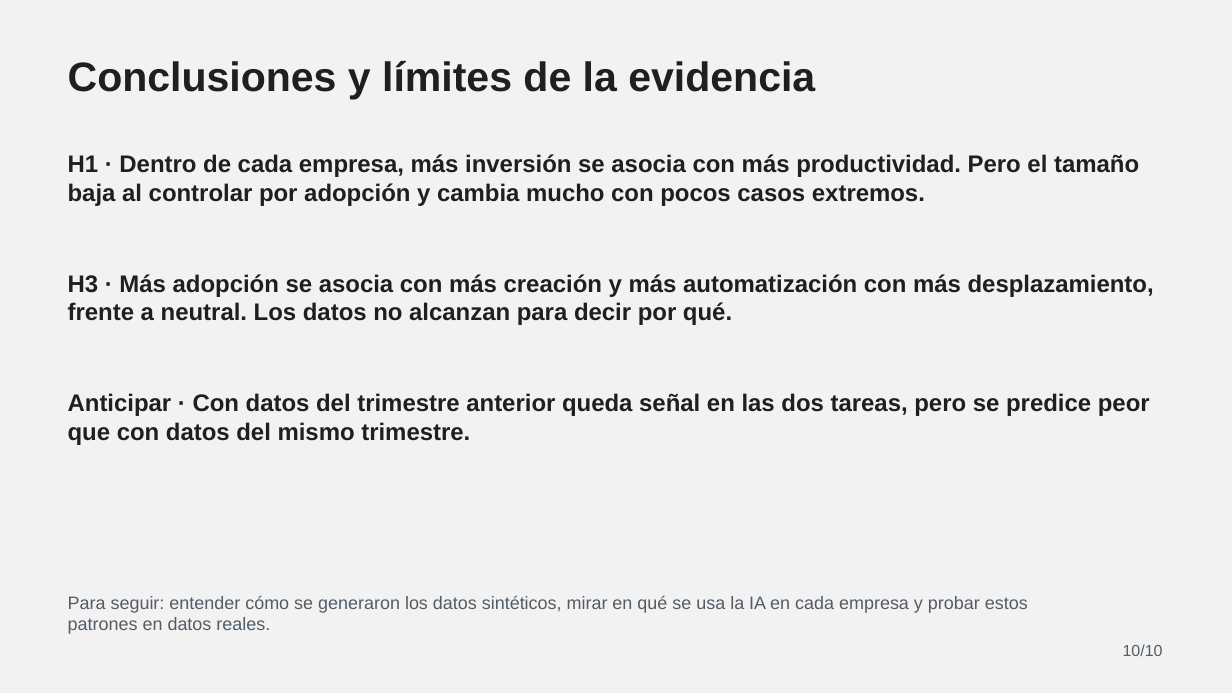
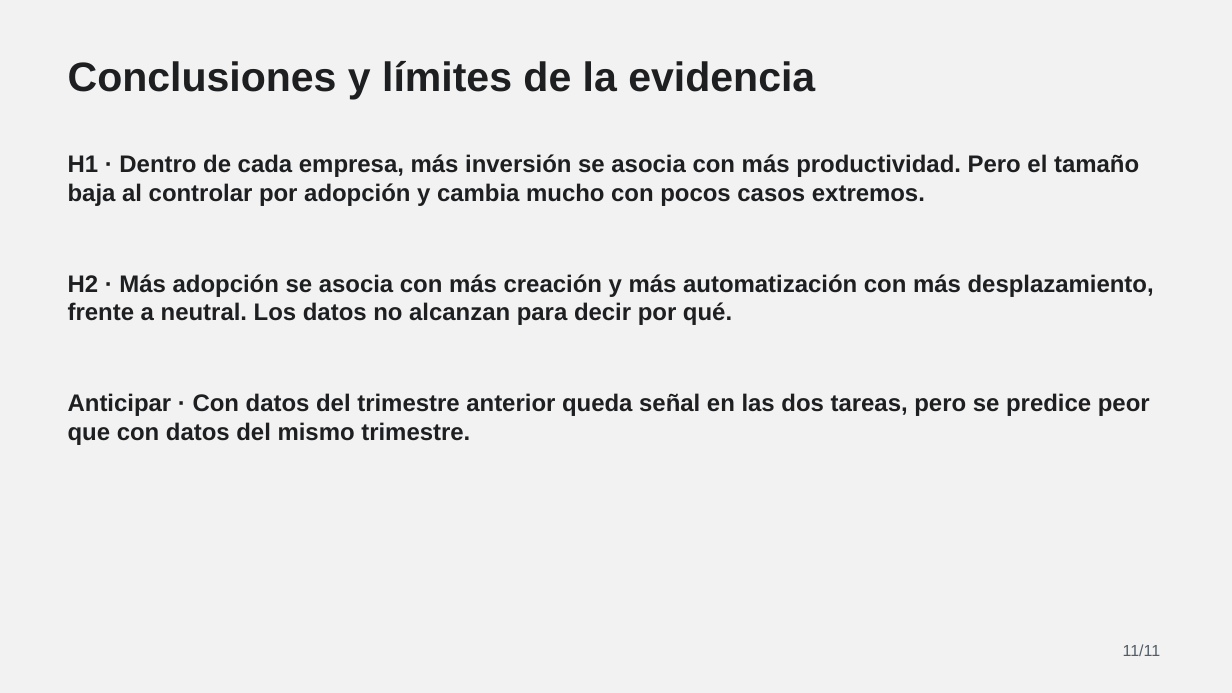
Before and after one commit to Ericsig/DiploDatos, a slide deck: slide 11 of deck/IA_en_las_empresas_presentation_v3.pptx (slide 10 before the commit). Drawn at 1232x693 pixels with LibreOffice and Linux fonts; fonts in the diff are those of the drawing. Boxes give left, top, right and bottom in pixels: in the first picture for what was removed or moved away, otherwise in the second. Text is boxed around its words. In the diff, an @@ line names an element or a change of style, - is before the commit and + after.

```diff
--- a/deck/IA_en_las_empresas_presentation_v3.pptx
+++ b/deck/IA_en_las_empresas_presentation_v3.pptx
@@ text at <box>68,274,1154,325</box>: text changed @@
-H3 · Más adopción se asocia con más creación y más automatización con más desplazamiento, frente a neutral. Los datos no alcanzan para decir por qué.
+H2 · Más adopción se asocia con más creación y más automatización con más desplazamiento, frente a neutral. Los datos no alcanzan para decir por qué.
@@ text removed at <box>68,596,1028,634</box> @@
-Para seguir: entender cómo se generaron los datos sintéticos, mirar en qué se usa la IA en cada empresa y probar estos patrones en datos reales.
@@ text at <box>1123,644,1161,656</box>: text changed @@
-10/10
+11/11
```
Also in this commit, not shown: 9 other slides changed, 1 slide added, 13 other files.
